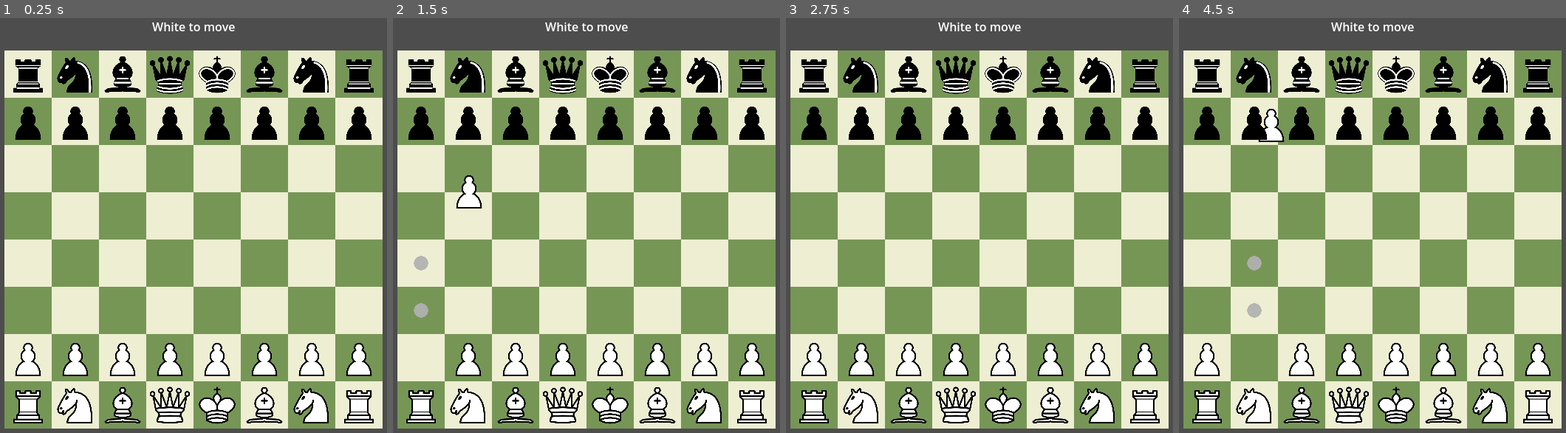
Above: before the commit, frames 1-4 (left to right).
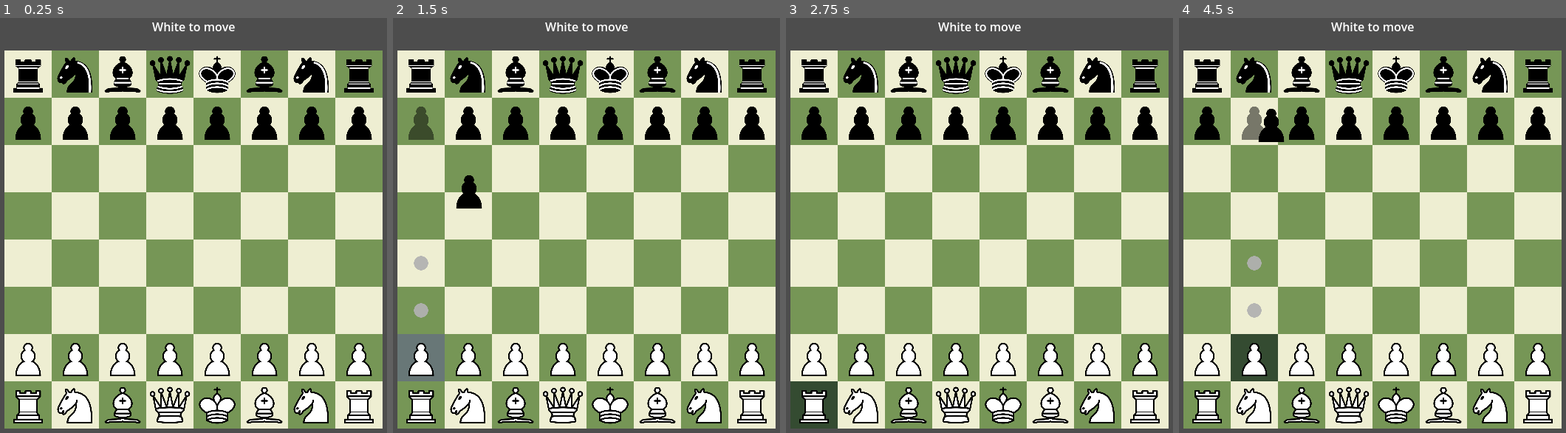
Above: after the commit, the same moments.

Repository: Lizard-Brain-Labs/chess-game
Game: Godot game, scene res://scenes/main.tscn
Two runs of this game, one before a commit and one after it. Both use one fixed random seed, a clock stepped at 60 frames per second and the inputs below.
Inputs (mouse positions are in pixels of both pictures, inside the frame that each line leads up to):
- Up to frame 1 (0.25 s): no input
- Up to frame 2 (1.5 s): tap Enter at 0.5 s; drag from (420, 358) to (629, 142) at 0.52 s; drag from (420, 121) to (563, 329) at 1.27 s
- Up to frame 3 (2.75 s): move the mouse to (813, 403) at 2.02 s; press the mouse at (813, 403) at 2.03 s
- Up to frame 4 (4.5 s): release the mouse at (1206, 403) at 2.75 s; tap Space at 2.75 s; drag from (1206, 76) to (1240, 171) at 2.77 s; drag from (1252, 358) to (1395, 237) at 3.52 s; drag from (1252, 121) to (1306, 130) at 4.27 s

The runs differ from the first frame. In frame 1, 0.5% of the frame differs, in the area x 3-97%, y 9-98%; in frame 2, 2.5%, in the area x 1-97%, y 9-98%; in frame 3, 1.5%; in frame 4, 2.4%.

Commit message:
feat: implement drag-and-drop functionality for chess pieces and enhance UI feedback

Diff:
--- a/classes/Piece.gd
+++ b/classes/Piece.gd
@@ -1,5 +1,7 @@
 class_name Piece extends Control
 # Represents a chess piece on the board
+
+const MOVING_COLOR = Color(1, 1, 1, 0.5)
 
 signal piece_clicked(piece: Piece)
 enum colors { WHITE, BLACK }
@@ -21,3 +23,15 @@
 	if event is InputEventMouseButton:
 		if event.button_index == MOUSE_BUTTON_LEFT and event.pressed:
 			emit_signal("piece_clicked", self)
+
+func _get_drag_data(_position: Vector2) -> Piece:
+	print("Dragging piece: ", name)
+	var preview = self.duplicate(DUPLICATE_USE_INSTANTIATION)
+	preview.get_child(0).centered = true
+	set_drag_preview(preview)
+	modulate = MOVING_COLOR
+	return self
+
+func _notification(what: int) -> void:
+	if what == NOTIFICATION_DRAG_END:
+		modulate = Color.WHITE
--- a/classes/Square.gd
+++ b/classes/Square.gd
@@ -1,4 +1,5 @@
-class_name Square extends Control
+class_name Square extends ColorRect
+# Represents a square on the chess board
 
 var cell: Vector2i
 
@@ -6,9 +7,4 @@
     cell = set_cell
     name = "%s%d" % [char(cell.y + 97), 8 - cell.x]
     size = Vector2(sq_size, sq_size)
-    var rect = ColorRect.new()
-    rect.color = sq_color
-    rect.size = Vector2(sq_size, sq_size)
-    add_child(rect)
-
-# now we can use mouse enter/exit signals on squares to easily handle deselecting pieces
+    color = sq_color
--- a/move_marker.gd
+++ /dev/null
@@ -1,3 +0,0 @@
-extends Control
-
-@export var square_name: String
--- a/pieces/bishop_black.tscn
+++ b/pieces/bishop_black.tscn
@@ -15,6 +15,6 @@
 color = 1
 
 [node name="Sprite2D" type="Sprite2D" parent="."]
-position = Vector2(32, 32)
 scale = Vector2(0.178, 0.178)
 texture = ExtResource("1_axanw")
+centered = false
--- a/pieces/bishop_white.tscn
+++ b/pieces/bishop_white.tscn
@@ -6,12 +6,14 @@
 [node name="BishopWhite" type="Control"]
 layout_mode = 3
 anchors_preset = 0
-offset_right = 64.0
-offset_bottom = 64.0
+offset_left = -32.0
+offset_top = -32.0
+offset_right = 32.0
+offset_bottom = 32.0
 script = ExtResource("1_a3jxy")
 type = 2
 
 [node name="Sprite2D" type="Sprite2D" parent="."]
-position = Vector2(32, 32)
 scale = Vector2(0.178, 0.178)
 texture = ExtResource("1_6siiq")
+centered = false
--- a/pieces/king_black.tscn
+++ b/pieces/king_black.tscn
@@ -6,13 +6,15 @@
 [node name="KingBlack" type="Control"]
 layout_mode = 3
 anchors_preset = 0
-offset_right = 64.0
-offset_bottom = 64.0
+offset_left = -32.0
+offset_top = -32.0
+offset_right = 32.0
+offset_bottom = 32.0
 script = ExtResource("1_h0ru5")
 type = 5
 color = 1
 
 [node name="Sprite2D" type="Sprite2D" parent="."]
-position = Vector2(32, 32)
 scale = Vector2(0.178, 0.178)
 texture = ExtResource("1_wjufy")
+centered = false
--- a/pieces/king_white.tscn
+++ b/pieces/king_white.tscn
@@ -6,12 +6,14 @@
 [node name="KingWhite" type="Control"]
 layout_mode = 3
 anchors_preset = 0
-offset_right = 64.0
-offset_bottom = 64.0
+offset_left = -32.0
+offset_top = -32.0
+offset_right = 32.0
+offset_bottom = 32.0
 script = ExtResource("1_wn7e7")
 type = 5
 
 [node name="Sprite2D" type="Sprite2D" parent="."]
-position = Vector2(32, 32)
 scale = Vector2(0.178, 0.178)
 texture = ExtResource("1_uu3d1")
+centered = false
--- a/pieces/knight_black.tscn
+++ b/pieces/knight_black.tscn
@@ -13,6 +13,6 @@
 color = 1
 
 [node name="Sprite2D" type="Sprite2D" parent="."]
-position = Vector2(32, 32)
 scale = Vector2(0.178, 0.178)
 texture = ExtResource("1_4tpnu")
+centered = false
--- a/pieces/knight_white.tscn
+++ b/pieces/knight_white.tscn
@@ -9,9 +9,9 @@
 offset_right = 64.0
 offset_bottom = 64.0
 script = ExtResource("1_iepny")
-type = 2
+type = 1
 
 [node name="Sprite2D" type="Sprite2D" parent="."]
-position = Vector2(32, 32)
 scale = Vector2(0.178, 0.178)
 texture = ExtResource("1_sysm8")
+centered = false
--- a/pieces/pawn_black.tscn
+++ b/pieces/pawn_black.tscn
@@ -9,10 +9,9 @@
 offset_right = 64.0
 offset_bottom = 64.0
 script = ExtResource("1_adrxs")
-type = "pawn"
 color = 1
 
 [node name="Sprite2D" type="Sprite2D" parent="."]
-position = Vector2(32, 32)
 scale = Vector2(0.178, 0.178)
 texture = ExtResource("1_78emf")
+centered = false
--- a/pieces/pawn_white.tscn
+++ b/pieces/pawn_white.tscn
@@ -1,18 +1,20 @@
 [gd_scene load_steps=3 format=3 uid="uid://dge0b05kd68cx"]
 
 [ext_resource type="Texture2D" uid="uid://kx6wcax7rpxy" path="res://resources/Chess_plt45.svg" id="1_pmqvx"]
-[ext_resource type="Script" uid="uid://b7pl2wao320wx" path="res://scripts/piece.gd" id="1_y2qlu"]
+[ext_resource type="Script" uid="uid://b7pl2wao320wx" path="res://classes/Piece.gd" id="1_y2qlu"]
 
 [node name="PawnWhite" type="Control"]
 layout_mode = 3
 anchors_preset = 0
-offset_right = 64.0
-offset_bottom = 64.0
+offset_left = -32.0
+offset_top = -32.0
+offset_right = 32.0
+offset_bottom = 32.0
+pivot_offset = Vector2(32, 32)
 script = ExtResource("1_y2qlu")
-type = "pawn"
-color = "white"
+metadata/_edit_use_anchors_ = true
 
 [node name="Sprite2D" type="Sprite2D" parent="."]
-position = Vector2(32, 32)
 scale = Vector2(0.178, 0.178)
 texture = ExtResource("1_pmqvx")
+centered = false
--- a/pieces/queen_black.tscn
+++ b/pieces/queen_black.tscn
@@ -13,6 +13,6 @@
 color = 1
 
 [node name="Sprite2D" type="Sprite2D" parent="."]
-position = Vector2(32, 32)
 scale = Vector2(0.178, 0.178)
 texture = ExtResource("1_j234a")
+centered = false
--- a/pieces/queen_white.tscn
+++ b/pieces/queen_white.tscn
@@ -12,6 +12,6 @@
 type = 4
 
 [node name="Sprite2D" type="Sprite2D" parent="."]
-position = Vector2(32, 32)
 scale = Vector2(0.178, 0.178)
 texture = ExtResource("1_xl0sh")
+centered = false
--- a/pieces/rook_black.tscn
+++ b/pieces/rook_black.tscn
@@ -13,6 +13,6 @@
 color = 1
 
 [node name="Sprite2D" type="Sprite2D" parent="."]
-position = Vector2(32, 32)
 scale = Vector2(0.178, 0.178)
 texture = ExtResource("1_c7s38")
+centered = false
--- a/pieces/rook_white.tscn
+++ b/pieces/rook_white.tscn
@@ -14,6 +14,6 @@
 type = 3
 
 [node name="Sprite2D" type="Sprite2D" parent="."]
-position = Vector2(32, 32)
 scale = Vector2(0.178, 0.178)
 texture = ExtResource("1_5h2io")
+centered = false
--- a/scenes/move_marker.tscn
+++ b/scenes/move_marker.tscn
@@ -1,20 +1,17 @@
 [gd_scene load_steps=3 format=3 uid="uid://2olvo5bmf4d5"]
 
-[ext_resource type="Script" uid="uid://cc4qjyoahlnn1" path="res://move_marker.gd" id="1_htbjf"]
+[ext_resource type="Script" uid="uid://cc4qjyoahlnn1" path="res://scripts/move_marker.gd" id="1_htbjf"]
 [ext_resource type="Texture2D" uid="uid://5m5jlolhaxwj" path="res://resources/circle.png" id="1_inkqd"]
 
 [node name="moveMarker" type="Control"]
 layout_mode = 3
-anchors_preset = 15
-anchor_right = 1.0
-anchor_bottom = 1.0
+anchors_preset = 0
 offset_left = -32.0
 offset_top = -32.0
-offset_right = -568.0
-offset_bottom = -568.0
-grow_horizontal = 2
-grow_vertical = 2
+offset_right = 32.0
+offset_bottom = 32.0
 script = ExtResource("1_htbjf")
+metadata/_custom_type_script = "uid://b7pl2wao320wx"
 
 [node name="Sprite2D" type="Sprite2D" parent="."]
 self_modulate = Color(0.694118, 0.694118, 0.694118, 0.752941)
--- a/scripts/MoveGenerator.gd
+++ b/scripts/MoveGenerator.gd
@@ -62,7 +62,6 @@
 		var side_pos = pos + side
 		if board_state.is_within_bounds(side_pos):
 			var side_piece = board_state.get_piece_at(side_pos)
-			print("Checking en passant for ", piece.name, " against ", side_piece, " at ", side_pos, "\nEligible: ", side_piece.can_en_passant if side_piece else "N/A")
 			if side_piece and side_piece.type == types.PAWN and side_piece.color != piece.color and side_piece.can_en_passant:
 				var ep_target = side_pos + dir
 				moves.append(Move.new(piece, ep_target, side_piece))
--- a/scripts/main.gd
+++ b/scripts/main.gd
@@ -25,10 +25,10 @@
 var selected_piece : Piece = null
 var selected_square : Square
 var end_square: Square
-var move_choices = {}
 var markers:Array[Control] = []
 var board_state : BoardState
 var player_turn: colors = colors.WHITE
+var hovered_square: Square = null
 
 func _ready():
 	# load default position
@@ -45,15 +45,32 @@
 	if Input.is_action_just_pressed("left_click"):
 		_handle_mouse_click()
 	if Input.is_action_pressed("left_click"):
-		_drag_selected_piece()
+		pass
 	elif Input.is_action_just_released("left_click"):
-		_release_piece()
+		pass
 
 func _on_piece_clicked(piece: Piece) -> void:
 	if piece.color != player_turn:
 		return
-	selected_piece = piece
+	if piece == selected_piece:
+		selected_piece = null
+	else:
+		selected_piece = piece
 	_remove_markers()
+
+func _on_square_mouse_entered(square: Square) -> void:
+	if hovered_square:
+		hovered_square.self_modulate = Color.WHITE
+	hovered_square = square
+	hovered_square.self_modulate = Color.HOT_PINK
+
+func _on_marker_mouse_entered(marker: Control) -> void:
+	_clear_end_square()
+	end_square = board.squares[marker.move.to]
+	end_square.self_modulate = Color.DARK_ORANGE
+
+func on_marker_mouse_exited() -> void:
+	_clear_end_square()
 
 func _handle_mouse_click() -> void:
 	_clear_selected_square_highlight()
@@ -62,33 +79,9 @@
 		selected_square.self_modulate = Color.SLATE_GRAY
 		var moves = MoveGenerator.get_moves(selected_piece, board_state)
 		for move: Move in moves:
-			add_marker(board.squares[move.to])
-			move_choices[move.to] = move
+			add_marker(move)
 
-func _drag_selected_piece():
-	if selected_piece:
-		selected_piece.position = board.get_local_mouse_position() - Vector2(32,32)
-
-func _release_piece():
-	if not selected_piece:
-		return
-
-	end_square = board.square_from_pos(board.get_local_mouse_position())
-	var valid = _is_valid_move_to(end_square)
-	if valid:
-		var move = move_choices[end_square.cell]
-		_move_selected_piece(move)
-	else:
-		_reset_piece_to_selected_square()
-
-
-func _is_valid_move_to(square: Square) -> bool:
-	for move_choice in move_choices.values():
-		if move_choice.to == square.cell:
-			return true
-	return false
-
-func _move_selected_piece(move: Move) -> void:
+func _move_piece(move: Move) -> void:
 	var to_square = board.squares[move.to]
 	var piece = move.piece
 	print("Moving ", piece.name, " to ", to_square.name)
@@ -104,7 +97,7 @@
 		print(piece.name, " can be captured en passant next turn")
 	elif move.castle:
 		print("Castling, moving rook:")
-		_move_selected_piece(move.castle)
+		_move_piece(move.castle)
 		return # avoid double cleanup and turn advance
 	_cleanup_post_move()
 	_next_turn()
@@ -121,9 +114,10 @@
 	if selected_square:
 		selected_square.self_modulate = Color.WHITE
 
-func _clear_end_square_highlight():
+func _clear_end_square():
 	if end_square:
 		end_square.self_modulate = Color.WHITE
+		end_square = null
 
 func add_piece(square: Square, piece_type: String, color: String):
 	var piece_name = piece_type + "_" + color
@@ -149,18 +143,21 @@
 			piece_name_exists = true
 	return piece_name_exists
 
-func add_marker(square:Square):
+func add_marker(move:Move) -> void:
 	var marker = move_marker.instantiate()
+	marker.move = move
+	var square = board.squares[move.to]
 	marker.position = square.position
-	marker.square_name = square.name
 	board.add_child(marker)
+	marker.piece_dropped.connect(_move_piece)
+	marker.mouse_entered.connect(_on_marker_mouse_entered.bind(marker))
+	marker.mouse_exited.connect(on_marker_mouse_exited)
 	markers.append(marker)
 
 func _remove_markers() -> void:
 	for marker in markers:
 		marker.queue_free()
 	markers = []
-	move_choices.clear()
 
 func _next_turn() -> void:
 	if player_turn == colors.WHITE:
--- /dev/null
+++ b/scripts/move_marker.gd
@@ -0,0 +1,19 @@
+extends Control
+
+var move: Move = null
+
+signal piece_dropped(move: Move)
+
+func _can_drop_data(_position: Vector2, data: Variant) -> bool:
+	if data is Piece:
+		if data.name == move.piece.name:
+			return true
+	return false
+
+func _drop_data(_position: Vector2, _piece: Variant) -> void:
+	emit_signal("piece_dropped", move)
+
+func _gui_input(event: InputEvent) -> void:
+	if event is InputEventMouseButton:
+		if event.button_index == MOUSE_BUTTON_LEFT and event.pressed:
+			emit_signal("piece_dropped", move)
Renamed: move_marker.gd.uid -> scripts/move_marker.gd.uid
